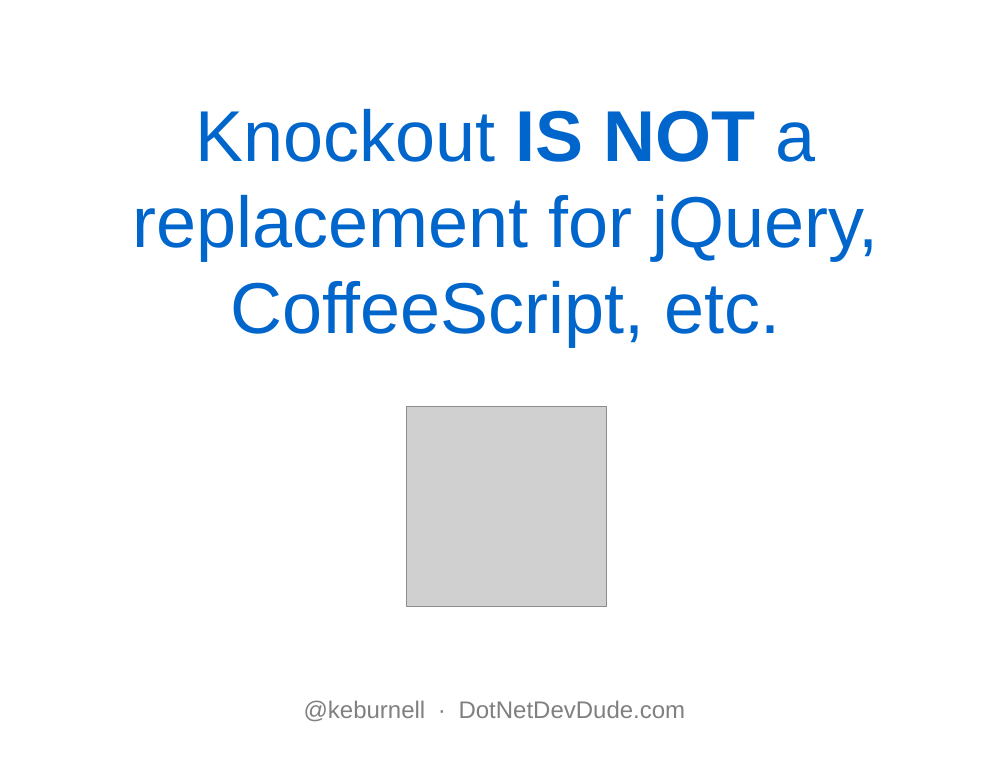
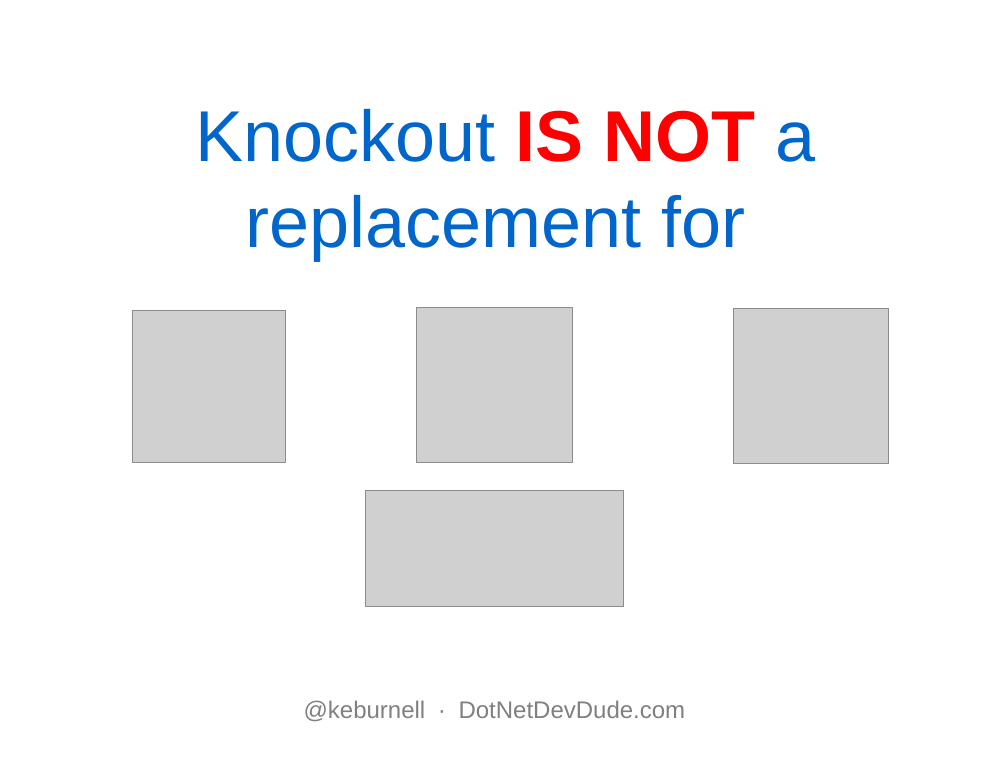
Before and after one commit to kburnell/KO_Your_MVC, a slide deck: slide 4 of KOyourMVC.pptx. Drawn at 1008x768 pixels with LibreOffice and Linux fonts; fonts in the diff are those of the drawing; grey boxes stand for pictures; background and template pictures are left out. Boxes give left, top, right and bottom in pixels: in the first picture for what was removed or moved away, otherwise in the second. Text is boxed around its words. In the diff, an @@ line names an element or a change of style, - is before the commit and + after.

```diff
--- a/KOyourMVC.pptx
+++ b/KOyourMVC.pptx
@@ title at box(196, 108, 816, 260): text changed @@
-Knockout IS NOT a replacement for jQuery, CoffeeScript, etc.
+Knockout IS NOT a replacement for
@@ picture added at box(132, 310, 285, 463) @@
@@ picture added at box(417, 307, 572, 463) @@
@@ picture added at box(733, 309, 889, 465) @@
@@ picture removed at box(407, 406, 607, 606) @@
@@ picture added at box(366, 491, 624, 608) @@
```
Also in this commit, not shown: 6 other slides changed, 6 other files.
